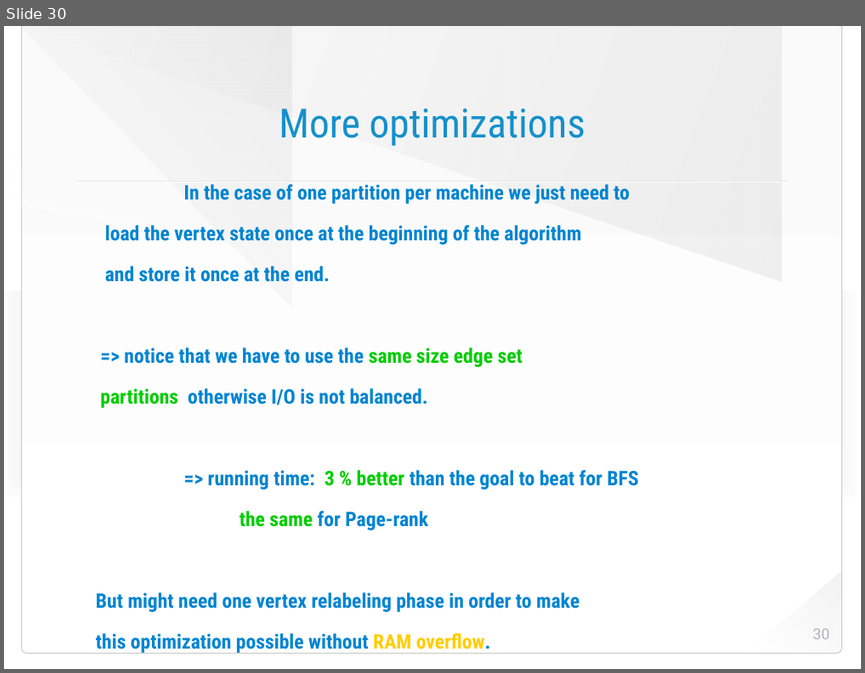
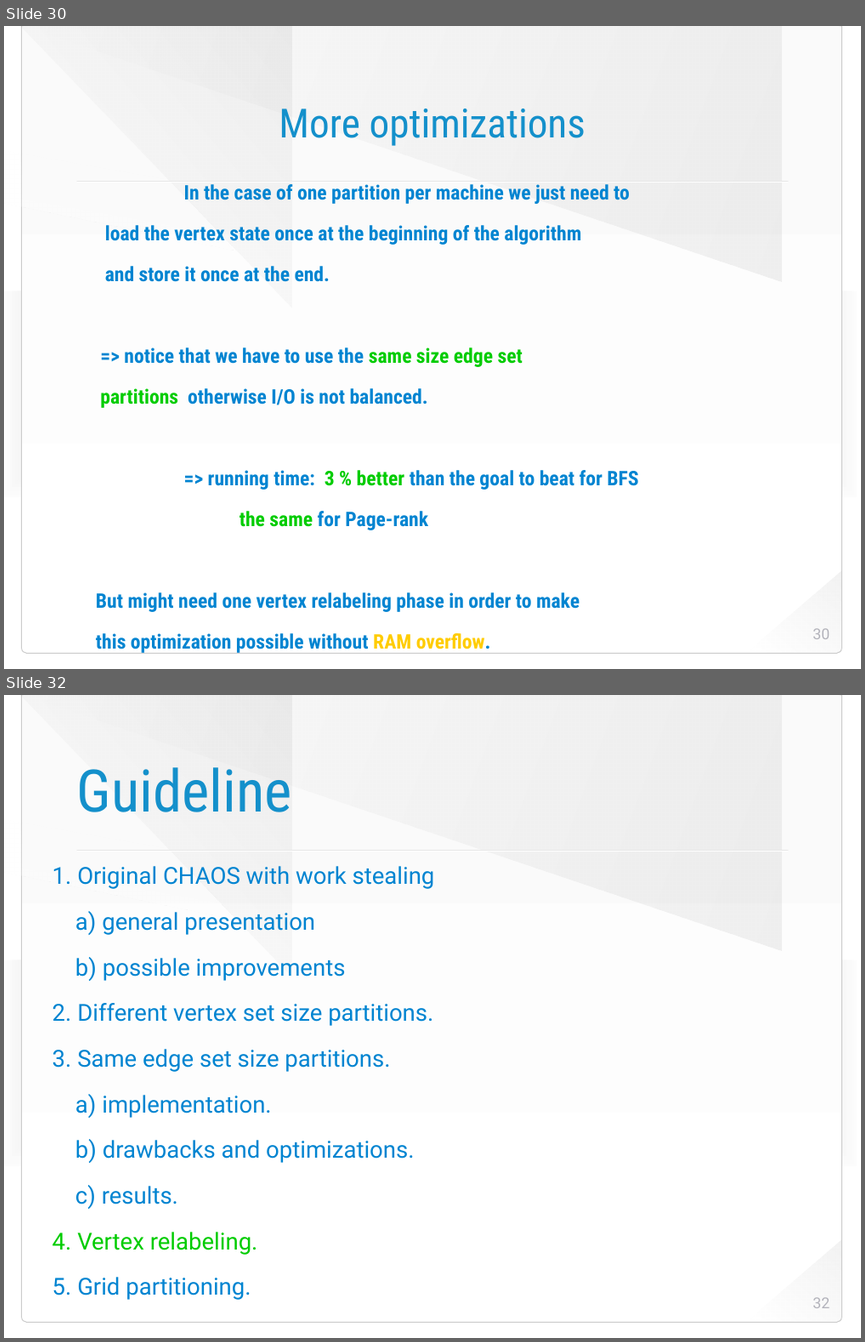
Before and after one commit to HaprianVlad/chaos, a slide deck: presentation.odp. Shown one above the other, each under a label of ours: slide 30 before the commit, slides 30 and 32 after it; the slides between them are not shown. The pictures are 865x673 and 865x1342 pixels, drawn with LibreOffice and Linux fonts; fonts in the diff are those of the drawing; background and template pictures are left out. Boxes give left, top, right and bottom in pixels: in the first picture for what was removed or moved away, otherwise in the second. Text is boxed around its words. In the diff, an @@ line names an element or a change of style, - is before the commit and + after.

```diff
--- a/presentation.odp
+++ b/presentation.odp
@@ slide 32 added at [4,695,861,1338], background picture (left out); not listed: 8 template elements that a slide beside it also shows @@
@@ title added at [77,767,292,812], 70 pt, text #1490CB @@
+Guideline
@@ text added at [52,866,435,1299], 28 pt, text #0084D1 @@
+1. Original CHAOS with work stealing
+a) general presentation
+b) possible improvements
+2. Different vertex set size partitions.
+3. Same edge set size partitions.
+a) implementation.
+b) drawbacks and optimizations.
+c) results.
+4. Vertex relabeling.
+5. Grid partitioning.
@@ page number added at [812,1297,829,1308], 18 pt, text #B3B3BB @@
+32
```
Also in this commit, not shown: 7 slides changed, 1 other file.
